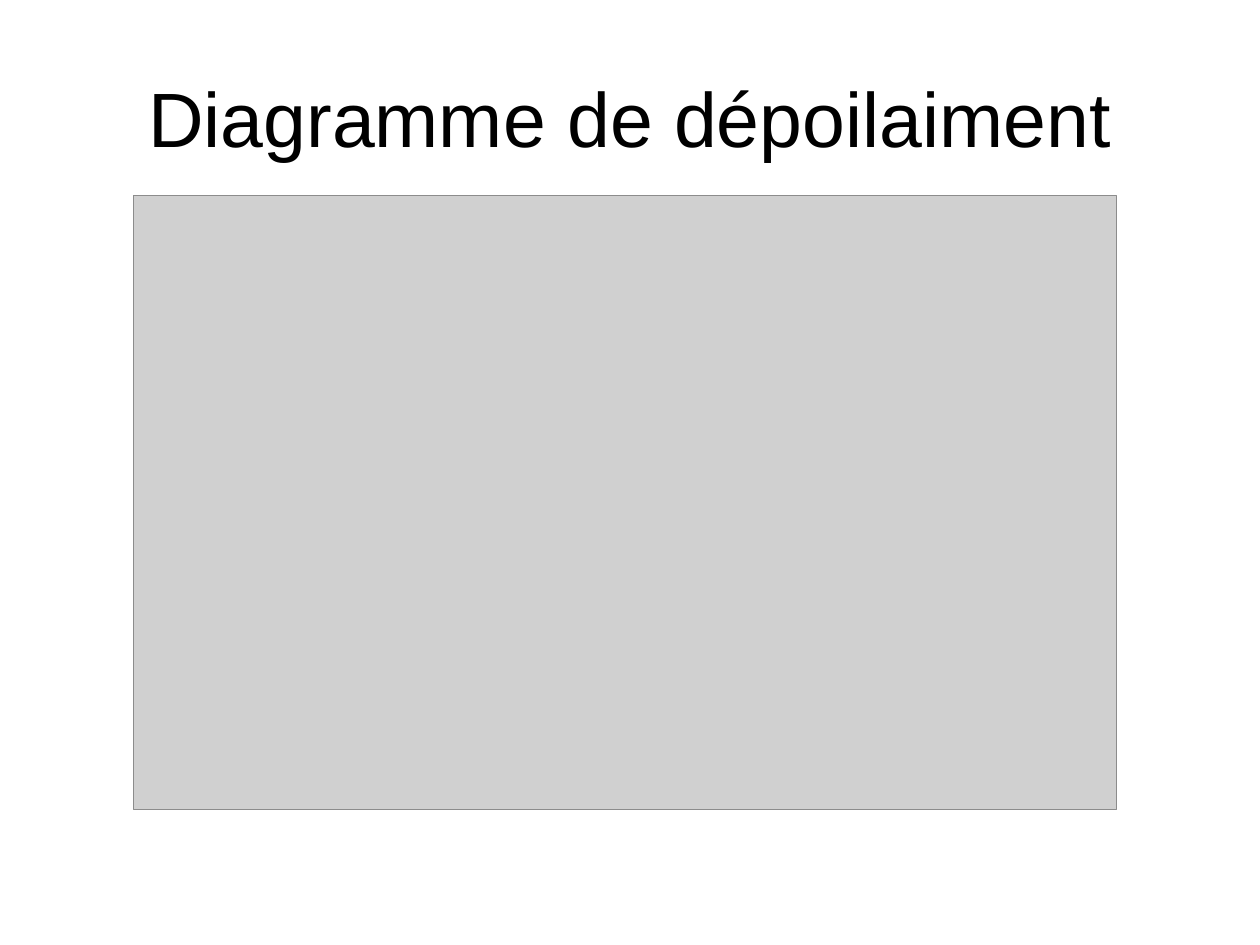
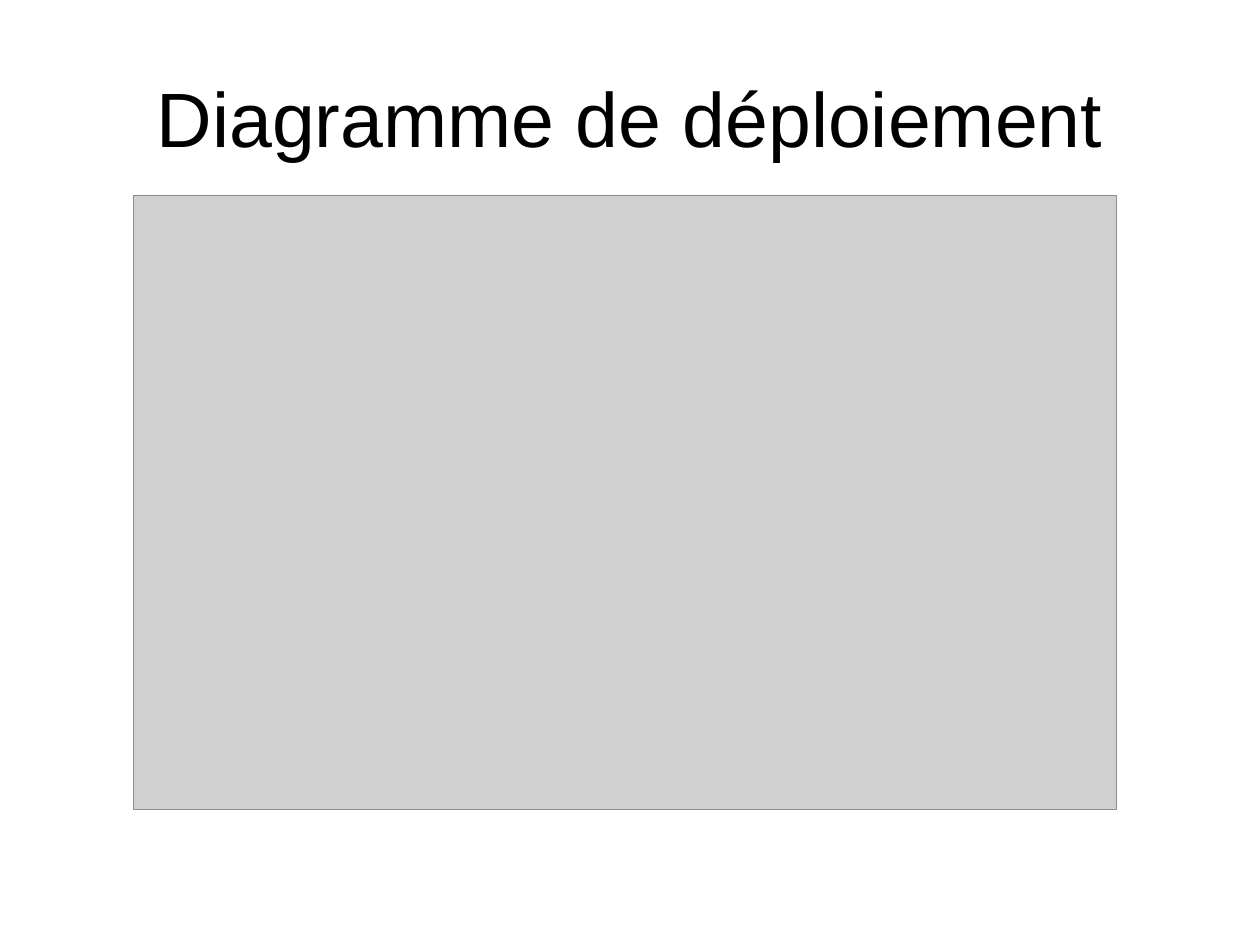
Before and after one commit to HabibAroua/Criminel_dep, a slide deck: slide 39 of documentation/presentation/P1/2734.ppt. Drawn at 1260x945 pixels with LibreOffice and Linux fonts; fonts in the diff are those of the drawing; grey boxes stand for pictures; background and template pictures are left out. Boxes give left, top, right and bottom in pixels: in the first picture for what was removed or moved away, otherwise in the second. Text is boxed around its words. In the diff, an @@ line names an element or a change of style, - is before the commit and + after.

```diff
--- a/documentation/presentation/P1/2734.ppt
+++ b/documentation/presentation/P1/2734.ppt
@@ title at [157, 90, 1102, 162]: text changed @@
-Diagramme de dépoilaiment
+Diagramme de déploiement
```
